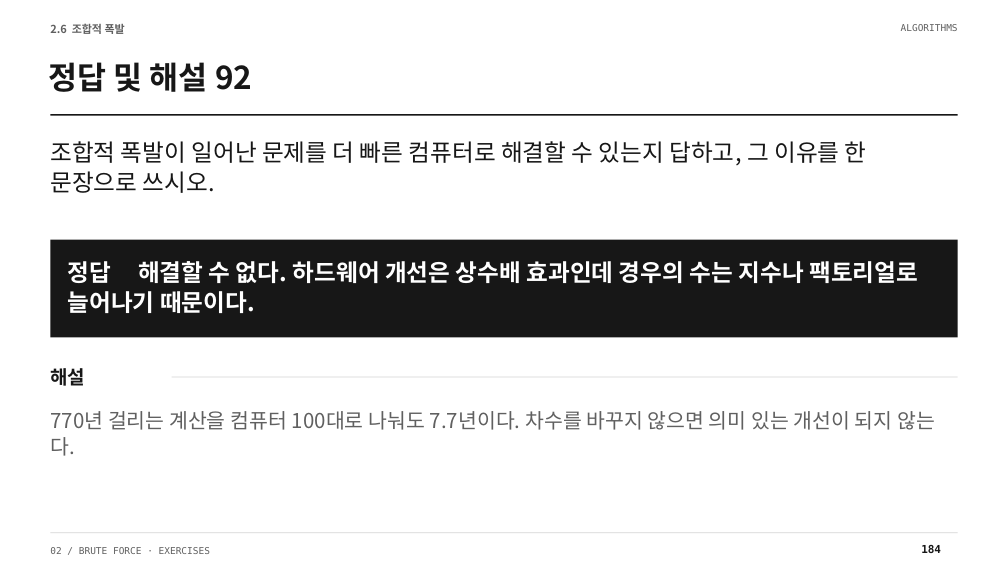
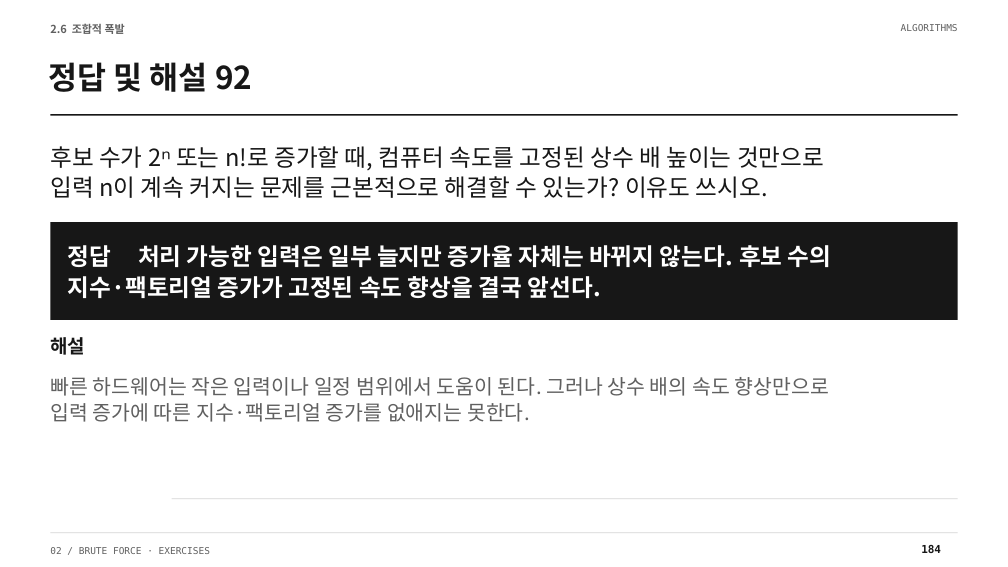
Before and after one commit to Sangdon-Park/Sangdon-Park.github.io, a slide deck: slide 182 of data/알고리즘/2장_연습문제_100문항_수업용.pptx (slide 184 before the commit). Drawn at 1008x567 pixels with LibreOffice and Linux fonts; fonts in the diff are those of the drawing. Boxes give left, top, right and bottom in pixels: in the first picture for what was removed or moved away, otherwise in the second. Text is boxed around its words. In the diff, an @@ line names an element or a change of style, - is before the commit and + after.

```diff
--- a/data/알고리즘/2장_연습문제_100문항_수업용.pptx
+++ b/data/알고리즘/2장_연습문제_100문항_수업용.pptx
@@ text at [50, 146, 824, 198]: text changed @@
-조합적 폭발이 일어난 문제를 더 빠른 컴퓨터로 해결할 수 있는지 답하고, 그 이유를 한 문장으로 쓰시오.
+후보 수가 2ⁿ 또는 n!로 증가할 때, 컴퓨터 속도를 고정된 상수 배 높이는 것만으로
+입력 n이 계속 커지는 문제를 근본적으로 해결할 수 있는가? 이유도 쓰시오.
@@ rectangle "정답 처리 가능한 입력은 일부 ...": place and size @@
-rectangle "정답 처리 가능한 입력은 일부 ..." at [51, 240, 958, 337]
+rectangle "정답 처리 가능한 입력은 일부 ..." at [51, 222, 958, 320]
@@ text in rectangle at [68, 245, 832, 298]: text changed @@
-정답 해결할 수 없다. 하드웨어 개선은 상수배 효과인데 경우의 수는 지수나 팩토리얼로 늘어나기 때문이다.
+정답 처리 가능한 입력은 일부 늘지만 증가율 자체는 바뀌지 않는다. 후보 수의
+지수·팩토리얼 증가가 고정된 속도 향상을 결국 앞선다.
@@ text "해설": place and size @@
-text "해설" at [50, 368, 85, 386]
+text "해설" at [50, 337, 85, 355]
@@ text "해설" at [50, 337, 85, 355]: line spacing 1.04 to 1.08 @@
@@ text at [50, 377, 829, 422]: text changed @@
-770년 걸리는 계산을 컴퓨터 100대로 나눠도 7.7년이다. 차수를 바꾸지 않으면 의미 있는 개선이 되지 않는다.
+빠른 하드웨어는 작은 입력이나 일정 범위에서 도움이 된다. 그러나 상수 배의 속도 향상만으로
+입력 증가에 따른 지수·팩토리얼 증가를 없애지는 못한다.
@@ rectangle: place and size @@
-rectangle at [172, 377, 958, 377]
+rectangle at [172, 498, 958, 499]
```
Also in this commit, not shown: 87 other slides changed, 2 slides removed, 24 other files.
